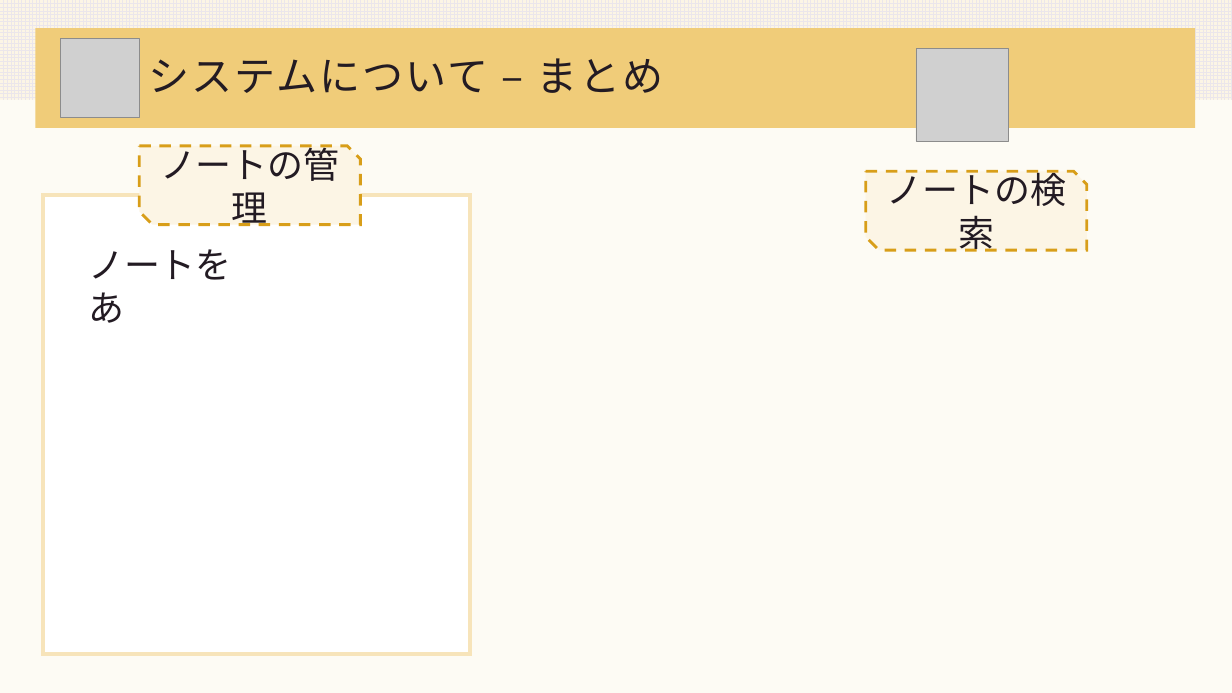
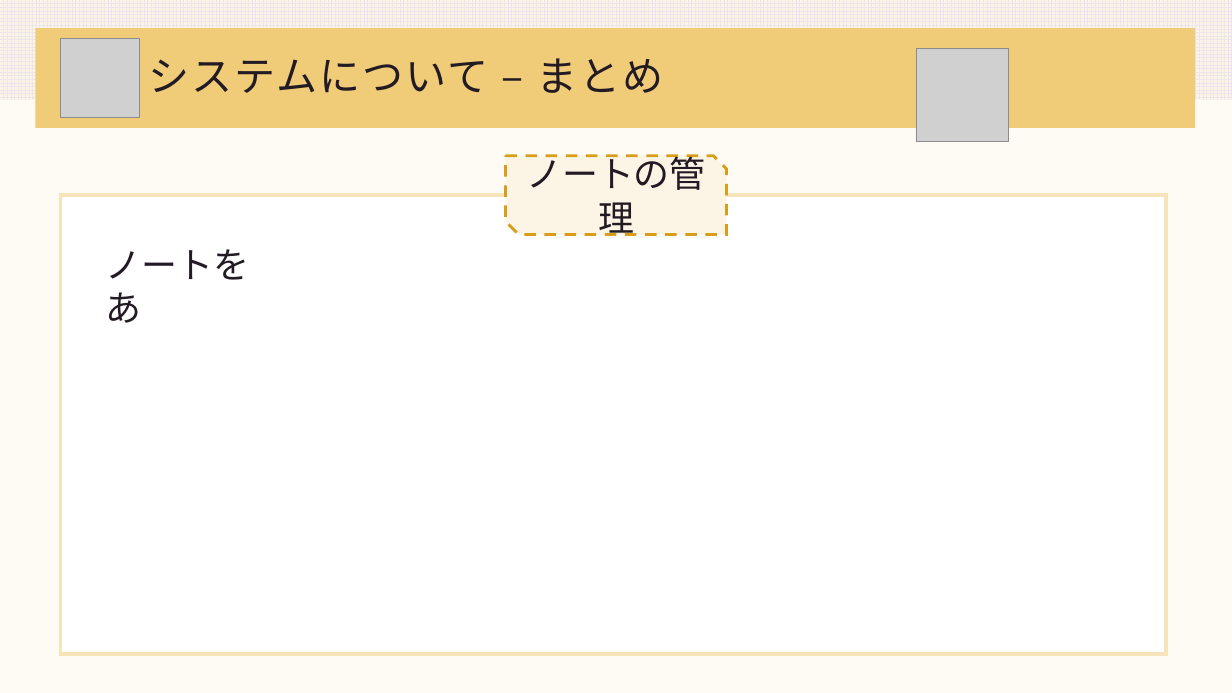
Before and after one commit to DOJO-2021/A-4, a slide deck: slide 13 of documents/worldMap発表資料.pptx (slide 10 before the commit). Drawn at 1232x693 pixels with LibreOffice and Linux fonts; fonts in the diff are those of the drawing; grey boxes stand for pictures. Boxes give left, top, right and bottom in pixels: in the first picture for what was removed or moved away, otherwise in the second. Text is boxed around its words. In the diff, an @@ line names an element or a change of style, - is before the commit and + after.

```diff
--- a/documents/worldMap発表資料.pptx
+++ b/documents/worldMap発表資料.pptx
@@ snip diag rect "ノートの管理": place and size @@
-snip diag rect "ノートの管理" at <box>140,146,360,225</box>
+snip diag rect "ノートの管理" at <box>506,156,726,235</box>
@@ snip diag rect removed at <box>866,171,1087,250</box> @@
-ノートの検索
@@ rectangle "ノートを": place and size @@
-rectangle "ノートを" at <box>43,195,470,654</box>
+rectangle "ノートを" at <box>61,195,1167,654</box>
```
Also in this commit, not shown: 2 other slides changed, 8 slides added, 1 slide removed.
